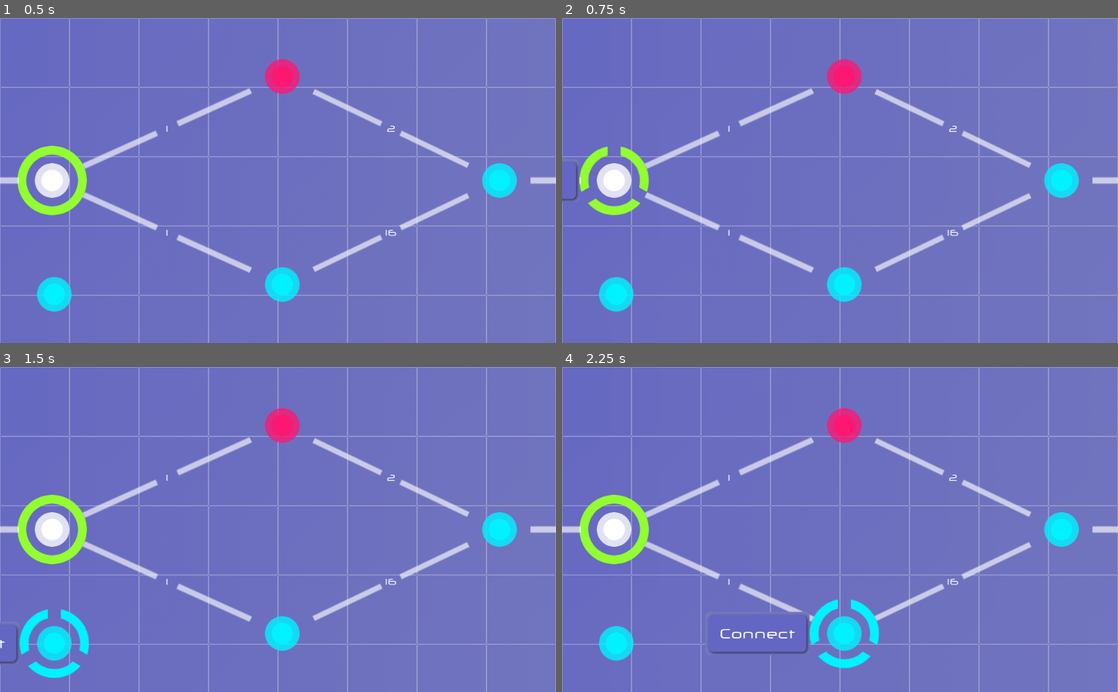
Above: before the commit, frames 1-4 (two rows, left to right).
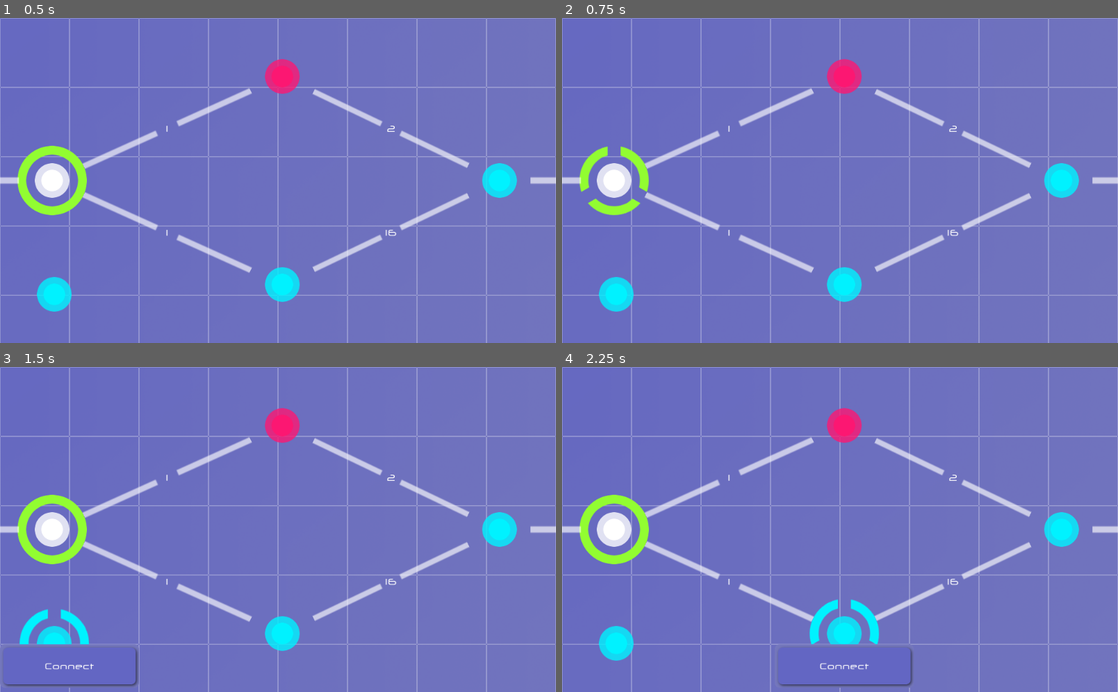
Above: after the commit, the same moments.

Repository: Maaack/Node-Traversal
Game: Godot game, scene res://Scenes/Main.tscn
Same seed, same stepped clock (60 frames per second), same inputs: the game is played once before the commit and once after it.
Inputs (mouse positions are in pixels of both pictures, inside the frame that each line leads up to):
- Up to frame 1 (0.5 s): no input
- Up to frame 2 (0.75 s): tap Enter at 0.5 s; move the mouse to (612, 180) at 0.52 s
- Up to frame 3 (1.5 s): tap Space at 1.25 s; move the mouse to (55, 643) at 1.27 s
- Up to frame 4 (2.25 s): tap Enter at 2 s; move the mouse to (845, 633) at 2.02 s

Frame 1 is identical in both runs. In frame 2, 0.1% of the frame differs, in the area x 0-4%, y 43-57%; in frame 3, 1.0%; in frame 4, 1.1%, in the area x 25-64%, y 75-99%.

Commit message:
INIT-01: Create Action resource. Display UI box within margin.

Diff:
--- a/Scenes/GameLayer/Levels/Level1.gd
+++ b/Scenes/GameLayer/GameLayer.gd
@@ -1,15 +1,14 @@
-extends Node2D
+extends Control
 
 
-class_name Level_One
-
-export(Vector2) var action_box_position_offset = Vector2(-160, 0)
+export(Vector2) var action_box_position_offset = Vector2(0, 120)
+export(Vector2) var action_box_margin = Vector2(128, 48)
 
 var action_box_scene = preload("res://Scenes/GameLayer/UIBox/ActionBox/ActionBoxNode.tscn")
 var node_action_box_map = {}
 
 func _ready():
-	for child in get_children():
+	for child in $Game/Level1.get_children():
 		if not is_instance_valid(child):
 			continue
 		if not child is Node:
@@ -19,10 +18,12 @@
 			child.connect("mouse_exited", self, "_on_IntrusionNode_mouse_exited")
 
 func _on_IntrusionNode_mouse_entered(node:IntrusionNode):
-	show_action_box(node)
+	if is_instance_valid(node) and node.action != null:
+		show_action_box(node)
 
 func _on_IntrusionNode_mouse_exited(node:IntrusionNode):
-	hide_action_box(node)
+	if is_instance_valid(node):
+		hide_action_box(node)
 
 func show_action_box(node:IntrusionNode):
 	var key = node.get_instance_id()
@@ -34,9 +35,22 @@
 		action_box = action_box_scene.instance()
 		add_child(action_box)
 		action_box.position = node.position + action_box_position_offset
+		action_box.position = move_inside_action_box_margin(action_box.position)
 		action_box.intrusion_node = node
 		node_action_box_map[key] = action_box
 	return action_box
+
+func move_inside_action_box_margin(position:Vector2):
+	var size = get_rect().size
+	if position.x < action_box_margin.x:
+		position.x = action_box_margin.x
+	if position.x > size.x - action_box_margin.x:
+		position.x = size.x - action_box_margin.x
+	if position.y < action_box_margin.y:
+		position.y = action_box_margin.y
+	if position.y > size.y - action_box_margin.y:
+		position.y = size.y - action_box_margin.y
+	return position
 
 func hide_action_box(node:IntrusionNode):
 	var key = node.get_instance_id()
--- a/Scenes/GameLayer/GameLayer.tscn
+++ b/Scenes/GameLayer/GameLayer.tscn
@@ -1,11 +1,13 @@
-[gd_scene load_steps=2 format=2]
+[gd_scene load_steps=3 format=2]
 
 [ext_resource path="res://Scenes/GameLayer/Levels/Level1.tscn" type="PackedScene" id=1]
+[ext_resource path="res://Scenes/GameLayer/GameLayer.gd" type="Script" id=2]
 
 [node name="GameLayer" type="Control"]
 anchor_right = 1.0
 anchor_bottom = 1.0
 mouse_filter = 2
+script = ExtResource( 2 )
 __meta__ = {
 "_edit_use_anchors_": false
 }
--- /dev/null
+++ b/Scenes/GameLayer/IntrusionAction/Actions/Connect.tres
@@ -0,0 +1,6 @@
+[gd_resource type="Resource" load_steps=2 format=2]
+
+[ext_resource path="res://Scenes/GameLayer/IntrusionAction/IntrusionAction.gd" type="Script" id=1]
+
+[resource]
+script = ExtResource( 1 )
--- /dev/null
+++ b/Scenes/GameLayer/IntrusionAction/IntrusionAction.gd
@@ -0,0 +1,8 @@
+tool
+extends Resource
+
+
+class_name IntrusionAction
+
+export(String) var text = "Connect"
+export(int, 0, 1024) var cost = 0
--- /dev/null
+++ b/Scenes/GameLayer/IntrusionAction/RangedCostAction/Actions/Attack.tres
@@ -0,0 +1,11 @@
+[gd_resource type="Resource" load_steps=2 format=2]
+
+[ext_resource path="res://Scenes/GameLayer/IntrusionAction/RangedCostAction/RangedCostAction.gd" type="Script" id=1]
+
+[resource]
+script = ExtResource( 1 )
+text = "Attack"
+cost = 10
+max_cost = 10
+min_cost = 2
+average_cost = 4.0
--- /dev/null
+++ b/Scenes/GameLayer/IntrusionAction/RangedCostAction/RangedCostAction.gd
@@ -0,0 +1,9 @@
+tool
+extends IntrusionAction
+
+
+class_name RangedCostAction
+
+export(int, 0, 1024) var max_cost
+export(int, 0, 1024) var min_cost
+export(float, 0, 1024) var average_cost
--- a/Scenes/GameLayer/IntrusionNode/IntrusionNode.gd
+++ b/Scenes/GameLayer/IntrusionNode/IntrusionNode.gd
@@ -11,7 +11,7 @@
 signal mouse_exited
 
 export(Resource) var occupying_character setget set_occupying_character
-export(String) var action_text
+export(Resource) var action
 
 var mouse_hovering = false
 var port_route_map = {}
--- a/Scenes/GameLayer/IntrusionNode/OpenNode/OpenNode.tscn
+++ b/Scenes/GameLayer/IntrusionNode/OpenNode/OpenNode.tscn
@@ -1,7 +1,8 @@
-[gd_scene load_steps=2 format=2]
+[gd_scene load_steps=3 format=2]
 
 [ext_resource path="res://Scenes/GameLayer/IntrusionNode/IntrusionNode.tscn" type="PackedScene" id=1]
+[ext_resource path="res://Scenes/GameLayer/IntrusionAction/Actions/Connect.tres" type="Resource" id=2]
 
 [node name="OpenNode" instance=ExtResource( 1 )]
 modulate = Color( 0, 0.952941, 1, 1 )
-action_text = "Connect"
+action = ExtResource( 2 )
--- a/Scenes/GameLayer/IntrusionNode/SecureNode/SecureNode.tscn
+++ b/Scenes/GameLayer/IntrusionNode/SecureNode/SecureNode.tscn
@@ -1,7 +1,8 @@
-[gd_scene load_steps=2 format=2]
+[gd_scene load_steps=3 format=2]
 
 [ext_resource path="res://Scenes/GameLayer/IntrusionNode/IntrusionNode.tscn" type="PackedScene" id=1]
+[ext_resource path="res://Scenes/GameLayer/IntrusionAction/RangedCostAction/Actions/Attack.tres" type="Resource" id=2]
 
 [node name="SecureNode" instance=ExtResource( 1 )]
 modulate = Color( 0.992157, 0.0941176, 0.45098, 1 )
-action_text = "Attack"
+action = ExtResource( 2 )
--- a/Scenes/GameLayer/Levels/Level1.tscn
+++ b/Scenes/GameLayer/Levels/Level1.tscn
@@ -1,14 +1,12 @@
-[gd_scene load_steps=7 format=2]
+[gd_scene load_steps=6 format=2]
 
 [ext_resource path="res://Scenes/GameLayer/IntrusionNode/OpenNode/OpenNode.tscn" type="PackedScene" id=1]
 [ext_resource path="res://Scenes/GameLayer/IntrusionNode/SecureNode/SecureNode.tscn" type="PackedScene" id=2]
 [ext_resource path="res://Scenes/GameLayer/IntrusionPath/IntrusionPath.tscn" type="PackedScene" id=3]
 [ext_resource path="res://Scenes/GameLayer/BasicPath/BasicPath.tscn" type="PackedScene" id=4]
 [ext_resource path="res://Scenes/GameLayer/IntrusionNode/PlayerCharacterNode/PlayerCharacterNode.tscn" type="PackedScene" id=5]
-[ext_resource path="res://Scenes/GameLayer/Levels/Level1.gd" type="Script" id=6]
 
 [node name="Level1" type="Node2D"]
-script = ExtResource( 6 )
 
 [node name="PlayerCharacterNode" parent="." instance=ExtResource( 5 )]
 position = Vector2( 96, 300 )
--- a/Scenes/GameLayer/UIBox/ActionBox/ActionBox.tscn
+++ b/Scenes/GameLayer/UIBox/ActionBox/ActionBox.tscn
@@ -1,23 +1,35 @@
 [gd_scene load_steps=3 format=2]
 
 [ext_resource path="res://Scenes/GameLayer/UIBox/BaseUIBox.tscn" type="PackedScene" id=1]
-[ext_resource path="res://Scenes/Themes/LargeFontTheme.tres" type="Theme" id=2]
+[ext_resource path="res://Scenes/Themes/StandardFontTheme.tres" type="Theme" id=2]
 
 [node name="ActionBox" instance=ExtResource( 1 )]
-margin_right = 192.0
+anchor_left = 0.5
+anchor_top = 0.5
+anchor_right = 0.5
+anchor_bottom = 0.5
+margin_left = -128.0
+margin_top = -40.0
+margin_right = 128.0
+margin_bottom = 40.0
+
+[node name="MarginContainer" parent="." index="0"]
+mouse_filter = 2
 
 [node name="Control" parent="MarginContainer" index="0"]
-margin_right = 176.0
+margin_right = 240.0
+mouse_filter = 2
 
 [node name="HBoxContainer" type="HBoxContainer" parent="MarginContainer/Control" index="0"]
 anchor_right = 1.0
 anchor_bottom = 1.0
+mouse_filter = 2
 __meta__ = {
 "_edit_use_anchors_": false
 }
 
 [node name="Label" type="Label" parent="MarginContainer/Control/HBoxContainer" index="0"]
-margin_right = 160.0
+margin_right = 224.0
 margin_bottom = 48.0
 size_flags_horizontal = 3
 size_flags_vertical = 3
@@ -31,6 +43,7 @@
 margin_left = 99.0
 margin_right = 160.0
 margin_bottom = 48.0
+mouse_filter = 2
 size_flags_horizontal = 3
 
 [node name="TextureRect" type="TextureRect" parent="MarginContainer/Control/HBoxContainer/TextureContainer" index="0"]
@@ -38,3 +51,4 @@
 margin_top = 24.0
 margin_right = 30.0
 margin_bottom = 24.0
+mouse_filter = 2
--- a/Scenes/GameLayer/UIBox/ActionBox/ActionBoxNode.gd
+++ b/Scenes/GameLayer/UIBox/ActionBox/ActionBoxNode.gd
@@ -13,6 +13,16 @@
 	update_text()
 
 func update_text():
+	var action_text = ""
+	var cost_text = ""
 	if not is_instance_valid(label_node) or not is_instance_valid(intrusion_node):
 		return
-	label_node.text = intrusion_node.action_text
+	if not intrusion_node.action is IntrusionAction:
+		return
+	var action = intrusion_node.action
+	action_text = action.text
+	if action.cost != 0:
+		cost_text = " ( %d )" % action.cost
+	if action is RangedCostAction:
+		cost_text = " ( %d - %d )" % [action.min_cost, action.max_cost]
+	label_node.text = action_text + cost_text
--- a/Scenes/GameLayer/UIBox/ActionBox/ActionBoxNode.tscn
+++ b/Scenes/GameLayer/UIBox/ActionBox/ActionBoxNode.tscn
@@ -7,11 +7,3 @@
 script = ExtResource( 2 )
 
 [node name="ActionBox" parent="." instance=ExtResource( 1 )]
-anchor_left = 0.5
-anchor_top = 0.5
-anchor_right = 0.5
-anchor_bottom = 0.5
-margin_left = -96.0
-margin_top = -40.0
-margin_right = 96.0
-margin_bottom = 40.0
--- a/project.godot
+++ b/project.godot
@@ -9,6 +9,11 @@
 config_version=4
 
 _global_script_classes=[ {
+"base": "Resource",
+"class": "IntrusionAction",
+"language": "GDScript",
+"path": "res://Scenes/GameLayer/IntrusionAction/IntrusionAction.gd"
+}, {
 "base": "Resource",
 "class": "IntrusionCharacter",
 "language": "GDScript",
@@ -28,12 +33,19 @@
 "class": "Level_One",
 "language": "GDScript",
 "path": "res://Scenes/GameLayer/Levels/Level1.gd"
+}, {
+"base": "IntrusionAction",
+"class": "RangedCostAction",
+"language": "GDScript",
+"path": "res://Scenes/GameLayer/IntrusionAction/RangedCostAction/RangedCostAction.gd"
 } ]
 _global_script_class_icons={
+"IntrusionAction": "",
 "IntrusionCharacter": "",
 "IntrusionNode": "",
 "IntrusionPath": "",
-"Level_One": ""
+"Level_One": "",
+"RangedCostAction": ""
 }
 
 [application]
